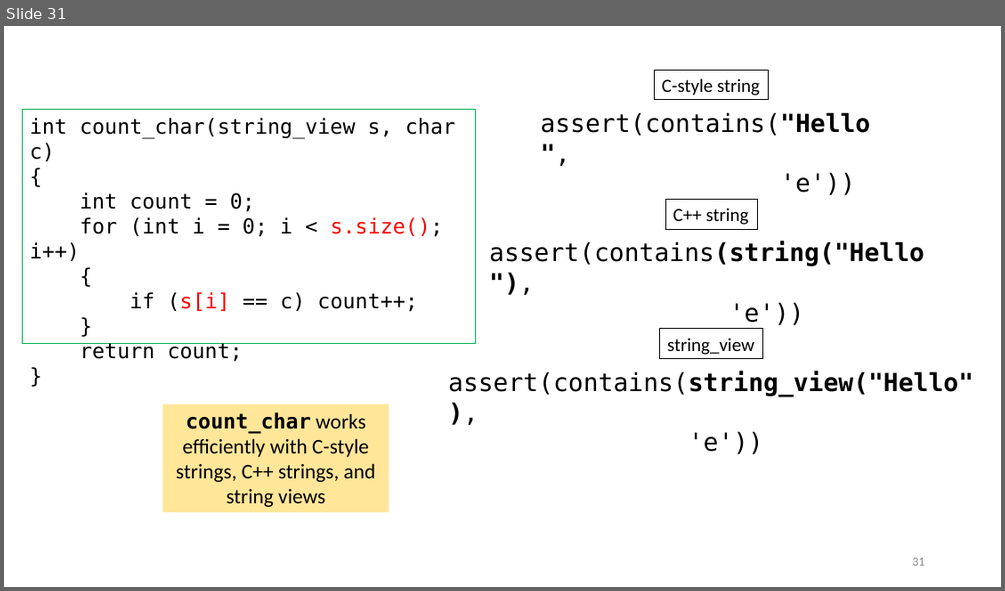
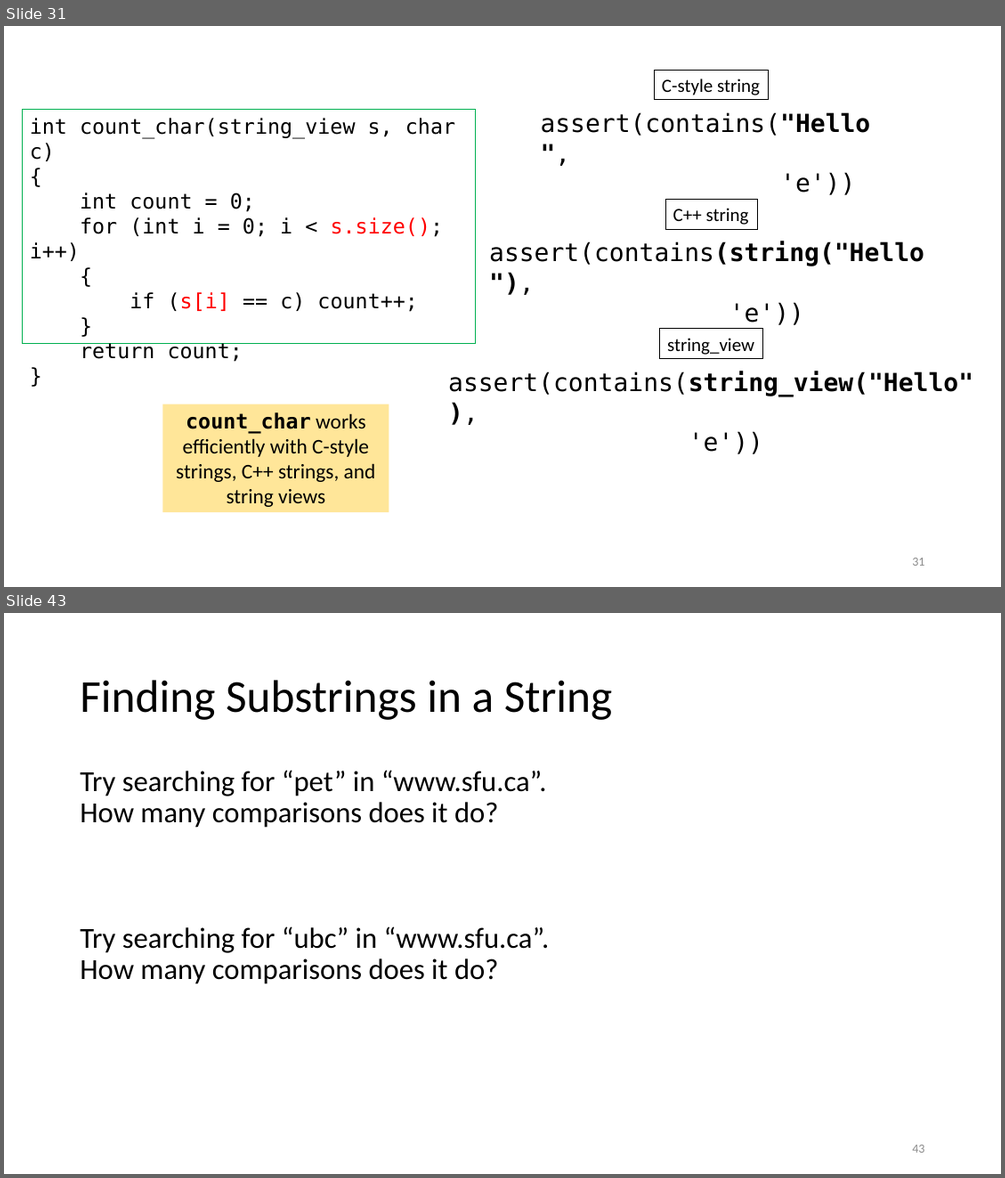
Before and after one commit to tjd1234/cmpt225summer2023, a slide deck: lecture_notes/week12/week12_strings.pptx. Shown one above the other, each under a label of ours: slide 31 before the commit, slides 31 and 43 after it; the slides between them are not shown. The pictures are 1005x591 and 1005x1178 pixels, drawn with LibreOffice and Linux fonts; fonts in the diff are those of the drawing. Boxes give left, top, right and bottom in pixels: in the first picture for what was removed or moved away, otherwise in the second. Text is boxed around its words. In the diff, an @@ line names an element or a change of style, - is before the commit and + after.

```diff
--- a/lecture_notes/week12/week12_strings.pptx
+++ b/lecture_notes/week12/week12_strings.pptx
@@ slide 43 added at box(4, 613, 1001, 1174), background #FFFFFF @@
@@ title added at box(80, 680, 612, 720), 44 pt, text #000000 @@
+Finding Substrings in a String
@@ text added at box(80, 770, 550, 984), 28 pt, text #000000 @@
+Try searching for “pet” in “www.sfu.ca”.
+How many comparisons does it do?
+Try searching for “ubc” in “www.sfu.ca”.
+How many comparisons does it do?
@@ page number added at box(912, 1144, 924, 1152), 12 pt, text #8C8C8C @@
+43
```
Also in this commit, not shown: 2 slides changed, 19 other slides added.
